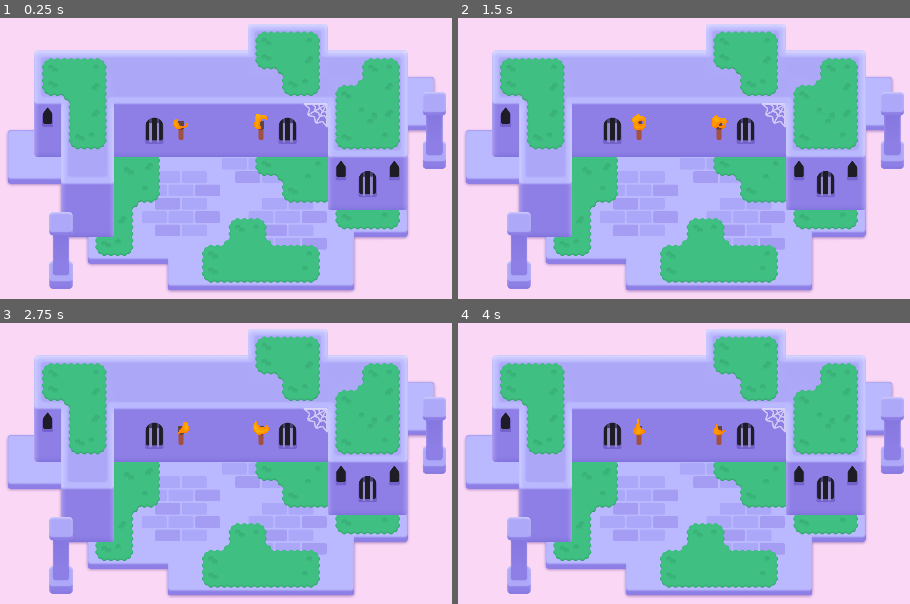
Above: before the commit, frames 1-4 (two rows, left to right).
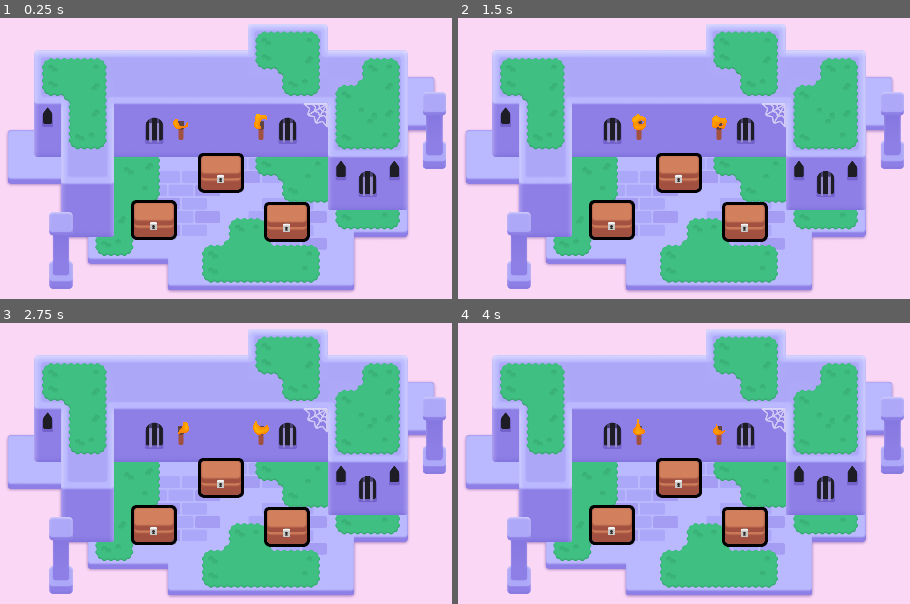
Above: after the commit, the same moments.

Repository: TDMXFFTF/2d-GameDev-Course
Game: Godot game, scene res://lessons/mini_dungeon.tscn
The game is run twice, just before and just after one commit, with the same random seed, the same clock (stepped at 60 frames per second) and the same inputs.
Inputs (mouse positions are in pixels of both pictures, inside the frame that each line leads up to):
- Up to frame 1 (0.25 s): no input
- Up to frame 2 (1.5 s): tap Enter at 0.5 s; move the mouse to (855, 152) at 0.52 s; press the mouse at (855, 152) at 0.53 s; hold D (move_right) 0.53-1.28 s; tap Space at 0.77 s; move the mouse to (516, 197) at 1.27 s; release the mouse at (516, 197) at 1.28 s; hold S (move_down) from 1.28 s (still down); right-click (516, 197) at 1.35 s; click (516, 197) at 1.42 s
- Up to frame 3 (2.75 s): tap Space at 1.52 s; move the mouse to (302, 382) at 2.02 s; release S (move_down) at 2.03 s; hold D (move_right) from 2.03 s (still down); tap Z at 2.1 s; click (302, 382) at 2.17 s
- Up to frame 4 (4 s): move the mouse to (638, 570) at 2.77 s; release D (move_right) at 2.78 s; hold W (move_up) 2.78-3.53 s; click (638, 570) at 2.85 s; tap Space at 3.02, 3.77 s; move the mouse to (outside the picture) at 3.52 s; hold A (move_left) from 3.53 s (still down); hold Right mouse button (right_click) from 3.53 s (still down); click (outside the picture) at 3.67 s

The runs differ from the first frame. In frame 1, 4.3% of the frame differs, in the area x 28-69%, y 48-80%; in frame 2, 4.3%; in frame 3, 4.3%; in frame 4, 4.3%.

Commit message:
L3 The outline thickens

Diff:
--- /dev/null
+++ b/M06.looting_workbook/lessons/chest/chest.gd
@@ -0,0 +1,19 @@
+extends Area2D
+
+@onready var canvas_group: CanvasGroup = $CanvasGroup
+
+func _ready() -> void:
+	mouse_entered.connect(_on_mouse_entered)
+	mouse_exited.connect(_on_mouse_exited)
+	canvas_group.material.set_shader_parameter("line_thickness", 3.0)
+
+func _on_mouse_entered() -> void:
+	var tween := create_tween()
+	tween.tween_method(set_outline_thickness, 3.0, 6.0, 0.08)
+
+func _on_mouse_exited() -> void:
+	var tween := create_tween()
+	tween.tween_method(set_outline_thickness, 6.0, 3.0, 0.08)
+
+func set_outline_thickness(new_thickness: float) -> void:
+	canvas_group.material.set_shader_parameter("line_thickness", new_thickness)
--- a/M06.looting_workbook/lessons/chest/chest.tscn
+++ b/M06.looting_workbook/lessons/chest/chest.tscn
@@ -1,26 +1,41 @@
-[gd_scene load_steps=5 format=3 uid="uid://bx05llnyiy02d"]
+[gd_scene load_steps=8 format=3 uid="uid://bx05llnyiy02d"]
 
 [ext_resource type="Texture2D" uid="uid://c3hwsm5ugp8qw" path="res://lessons/chest/bottom.png" id="1_70ws2"]
+[ext_resource type="Script" path="res://lessons/chest/chest.gd" id="1_ctpcb"]
 [ext_resource type="Texture2D" uid="uid://bnem1cahhoxdk" path="res://lessons/chest/top.png" id="2_5pky3"]
+[ext_resource type="Shader" path="res://lessons/chest/group_outline.gdshader" id="2_80y26"]
 [ext_resource type="Texture2D" uid="uid://bu2jin246nel5" path="res://lessons/chest/lock.png" id="3_bksel"]
 
 [sub_resource type="RectangleShape2D" id="RectangleShape2D_kxhlm"]
 size = Vector2(96, 80)
 
+[sub_resource type="ShaderMaterial" id="ShaderMaterial_1q3ed"]
+resource_local_to_scene = true
+shader = ExtResource("2_80y26")
+shader_parameter/line_color = Color(0, 0, 0, 1)
+shader_parameter/line_thickness = 20.0
+shader_parameter/viewport_scale = Vector2(1, 1)
+
 [node name="Chest" type="Area2D"]
-
-[node name="Bottom" type="Sprite2D" parent="."]
-position = Vector2(1, 6)
-texture = ExtResource("1_70ws2")
-
-[node name="Top" type="Sprite2D" parent="."]
-position = Vector2(1, -11)
-texture = ExtResource("2_5pky3")
-
-[node name="Lock" type="Sprite2D" parent="."]
-position = Vector2(0, 15)
-texture = ExtResource("3_bksel")
+script = ExtResource("1_ctpcb")
 
 [node name="CollisionShape2D" type="CollisionShape2D" parent="."]
 position = Vector2(1, 0)
 shape = SubResource("RectangleShape2D_kxhlm")
+
+[node name="CanvasGroup" type="CanvasGroup" parent="."]
+material = SubResource("ShaderMaterial_1q3ed")
+
+[node name="Bottom" type="Sprite2D" parent="CanvasGroup"]
+position = Vector2(1, 6)
+texture = ExtResource("1_70ws2")
+
+[node name="Top" type="Sprite2D" parent="CanvasGroup"]
+position = Vector2(1, -11)
+texture = ExtResource("2_5pky3")
+
+[node name="Lock" type="Sprite2D" parent="CanvasGroup"]
+position = Vector2(0, 15)
+texture = ExtResource("3_bksel")
+
+[node name="Camera2D" type="Camera2D" parent="."]
--- a/M06.looting_workbook/lessons/mini_dungeon.tscn
+++ b/M06.looting_workbook/lessons/mini_dungeon.tscn
@@ -6,6 +6,7 @@
 [ext_resource type="Texture2D" uid="uid://c1rgncfgjxefj" path="res://assets/dungeon/pillar.png" id="4_gq228"]
 [ext_resource type="Texture2D" uid="uid://l0y1k1obencd" path="res://assets/dungeon/spider_web.png" id="5_ywba7"]
 [ext_resource type="PackedScene" uid="uid://eundh35r605v" path="res://assets/torch/torch.tscn" id="6_fokey"]
+[ext_resource type="PackedScene" uid="uid://bx05llnyiy02d" path="res://lessons/chest/chest.tscn" id="7_j4gux"]
 
 [sub_resource type="TileSetAtlasSource" id="TileSetAtlasSource_6s4s5"]
 texture = ExtResource("1_sym7n")
@@ -321,3 +322,12 @@
 mouse_filter = 2
 color = Color(0.977546, 0.842183, 0.960847, 1)
 metadata/_edit_lock_ = true
+
+[node name="Chest" parent="." instance=ExtResource("7_j4gux")]
+position = Vector2(575, 230)
+
+[node name="Chest2" parent="." instance=ExtResource("7_j4gux")]
+position = Vector2(733, 347)
+
+[node name="Chest3" parent="." instance=ExtResource("7_j4gux")]
+position = Vector2(414, 343)
--- a/M06.looting_workbook/practices/L3.P1.hover_the_balloon/balloon_hover.gd
+++ b/M06.looting_workbook/practices/L3.P1.hover_the_balloon/balloon_hover.gd
@@ -6,7 +6,9 @@
 
 func _ready() -> void:
 	set_outline_thickness(5.0)
-
+	mouse_entered.connect(_on_mouse_entered)
+	mouse_exited.connect(_on_mouse_exited)
+	canvas_group.material.set_shader_parameter("line_thickness", 5.0)
 
 func set_outline_thickness(new_thickness: float) -> void:
 	if canvas_group_has_material:
@@ -14,8 +16,10 @@
 
 
 func _on_mouse_entered() -> void:
-	pass
+	canvas_group.material.set_shader_parameter("line_thickness", 10.0)
+	var tween := create_tween()
+	tween.tween_method(set_outline_thickness, 5.0, 10.0, 0.08)
 
 
 func _on_mouse_exited() -> void:
-	pass
+	canvas_group.material.set_shader_parameter("line_thickness", 5.0)
--- a/M06.looting_workbook/practices/L3.P1.hover_the_balloon/balloon_hover.tscn
+++ b/M06.looting_workbook/practices/L3.P1.hover_the_balloon/balloon_hover.tscn
@@ -1,12 +1,19 @@
-[gd_scene load_steps=5 format=3]
+[gd_scene load_steps=7 format=3 uid="uid://bc01d7la8x2ih"]
 
 [ext_resource type="Script" path="res://practices/L3.P1.hover_the_balloon/balloon_hover.gd" id="1_vlnte"]
-[ext_resource type="Texture2D" path="res://practices/L3.P1.hover_the_balloon/balloon_tail.png" id="2_vuggf"]
-[ext_resource type="Texture2D" path="res://practices/L3.P1.hover_the_balloon/balloon_top.png" id="3_ora8m"]
+[ext_resource type="Shader" path="res://practices/L3.P1.hover_the_balloon/group_outline.gdshader" id="2_8oivo"]
+[ext_resource type="Texture2D" uid="uid://cf487car4l5gm" path="res://practices/L3.P1.hover_the_balloon/balloon_tail.png" id="2_vuggf"]
+[ext_resource type="Texture2D" uid="uid://b1adpk1vpdh7r" path="res://practices/L3.P1.hover_the_balloon/balloon_top.png" id="3_ora8m"]
 
 [sub_resource type="CapsuleShape2D" id="CapsuleShape2D_cs4t6"]
 radius = 47.0
 height = 166.0
+
+[sub_resource type="ShaderMaterial" id="ShaderMaterial_by2nv"]
+shader = ExtResource("2_8oivo")
+shader_parameter/line_color = Color(0, 0, 0, 1)
+shader_parameter/line_thickness = 4.0
+shader_parameter/viewport_scale = Vector2(1, 1)
 
 [node name="BalloonHover" type="Area2D"]
 position = Vector2(960, 540)
@@ -19,6 +26,7 @@
 shape = SubResource("CapsuleShape2D_cs4t6")
 
 [node name="CanvasGroup" type="CanvasGroup" parent="."]
+material = SubResource("ShaderMaterial_by2nv")
 position = Vector2(0, 33)
 
 [node name="Tail" type="Sprite2D" parent="CanvasGroup"]
@@ -30,3 +38,6 @@
 position = Vector2(0, -79)
 texture = ExtResource("3_ora8m")
 offset = Vector2(0, 5)
+
+[connection signal="mouse_entered" from="." to="." method="_on_mouse_entered"]
+[connection signal="mouse_exited" from="." to="." method="_on_mouse_exited"]
--- a/M06.looting_workbook/practices/L3.P1.hover_the_balloon/hover_the_balloon.tscn
+++ b/M06.looting_workbook/practices/L3.P1.hover_the_balloon/hover_the_balloon.tscn
@@ -1,16 +1,11 @@
-[gd_scene load_steps=3 format=3]
+[gd_scene load_steps=2 format=3 uid="uid://dp3pi4g0hig38"]
 
-[ext_resource type="PackedScene" path="res://practices/L3.P1.hover_the_balloon/balloon_hover.tscn" id="1_biewv"]
-[ext_resource type="Script" path="res://practices/L3.P1.hover_the_balloon/balloon_hover.gd" id="2_mo74b"]
+[ext_resource type="PackedScene" uid="uid://bc01d7la8x2ih" path="res://practices/L3.P1.hover_the_balloon/balloon_hover.tscn" id="1_biewv"]
 
 [node name="HoverTheBalloon" type="Node2D"]
 metadata/_edit_horizontal_guides_ = []
 
-[node name="BalloonHover" type="Area2D" parent="." instance=ExtResource("1_biewv")]
-position = Vector2(960, 540)
-collision_layer = 2
-collision_mask = 0
-script = ExtResource("2_mo74b")
+[node name="BalloonHover" parent="." instance=ExtResource("1_biewv")]
 
 [node name="ExtraVisuals" type="Node" parent="."]
 
--- a/M06.looting_workbook/practices/L3.P2.sting_the_balloon/balloon_sting.gd
+++ b/M06.looting_workbook/practices/L3.P2.sting_the_balloon/balloon_sting.gd
@@ -2,7 +2,8 @@
 
 
 func _ready() -> void:
-	pass
+	mouse_entered.connect(_on_mouse_entered)
+	queue_free()
 
 
 func _on_mouse_entered() -> void:
--- a/M06.looting_workbook/practices/L3.P2.sting_the_balloon/balloon_sting.tscn
+++ b/M06.looting_workbook/practices/L3.P2.sting_the_balloon/balloon_sting.tscn
@@ -1,9 +1,9 @@
-[gd_scene load_steps=6 format=3]
+[gd_scene load_steps=6 format=3 uid="uid://br3hdemfabnuo"]
 
 [ext_resource type="Script" path="res://practices/L3.P2.sting_the_balloon/balloon_sting.gd" id="1_bhjam"]
-[ext_resource type="Material" path="res://practices/L3.P2.sting_the_balloon/material.tres" id="2_rlib3"]
-[ext_resource type="Texture2D" path="res://practices/L3.P2.sting_the_balloon/balloon_tail.png" id="3_ujshq"]
-[ext_resource type="Texture2D" path="res://practices/L3.P2.sting_the_balloon/balloon_top.png" id="4_4hph6"]
+[ext_resource type="Material" uid="uid://mu3l3tnidk6h" path="res://practices/L3.P2.sting_the_balloon/material.tres" id="2_rlib3"]
+[ext_resource type="Texture2D" uid="uid://bkhg7vixe1w41" path="res://practices/L3.P2.sting_the_balloon/balloon_tail.png" id="3_ujshq"]
+[ext_resource type="Texture2D" uid="uid://bn6jrawnf5ijj" path="res://practices/L3.P2.sting_the_balloon/balloon_top.png" id="4_4hph6"]
 
 [sub_resource type="CapsuleShape2D" id="CapsuleShape2D_lppgf"]
 radius = 47.0
@@ -32,3 +32,5 @@
 position = Vector2(0, -79)
 texture = ExtResource("4_4hph6")
 offset = Vector2(0, 5)
+
+[connection signal="mouse_entered" from="." to="." method="_on_mouse_entered"]
--- a/M06.looting_workbook/practices/L3.P2.sting_the_balloon/sting_the_balloon.tscn
+++ b/M06.looting_workbook/practices/L3.P2.sting_the_balloon/sting_the_balloon.tscn
@@ -1,16 +1,11 @@
-[gd_scene load_steps=3 format=3]
+[gd_scene load_steps=2 format=3 uid="uid://7a1jwytucxft"]
 
-[ext_resource type="PackedScene" path="res://practices/L3.P2.sting_the_balloon/balloon_sting.tscn" id="1_cq1j7"]
-[ext_resource type="Script" path="res://practices/L3.P2.sting_the_balloon/balloon_sting.gd" id="2_hngyr"]
+[ext_resource type="PackedScene" uid="uid://br3hdemfabnuo" path="res://practices/L3.P2.sting_the_balloon/balloon_sting.tscn" id="1_cq1j7"]
 
 [node name="StingTheBalloon" type="Node2D"]
 metadata/_edit_horizontal_guides_ = []
 
-[node name="BalloonSting" type="Area2D" parent="." instance=ExtResource("1_cq1j7")]
-position = Vector2(960, 540)
-collision_layer = 2
-collision_mask = 0
-script = ExtResource("2_hngyr")
+[node name="BalloonSting" parent="." instance=ExtResource("1_cq1j7")]
 
 [node name="ExtraVisuals" type="Node" parent="."]
 
--- a/M06.looting_workbook/project.godot
+++ b/M06.looting_workbook/project.godot
@@ -16,6 +16,11 @@
 config/features=PackedStringArray("4.2", "Forward Plus")
 config/icon="res://icon_looting.png"
 
+[autoload]
+
+UITestPanel="*res://addons/gdquest_practice_framework/tester/ui_test_panel.tscn"
+Metadata="*res://addons/gdquest_practice_framework/practice_solutions/metadata.gd"
+
 [display]
 
 window/size/viewport_width=1920
@@ -24,6 +29,10 @@
 window/size/window_width_override=1152
 window/size/window_height_override=648
 window/stretch/mode="canvas_items"
+
+[editor_plugins]
+
+enabled=PackedStringArray("res://addons/gdquest_practice_framework/plugin.cfg")
 
 [input]
 
Not shown: 1 places in M06.looting_workbook/lessons/mini_dungeon.tscn that only renumber resources
